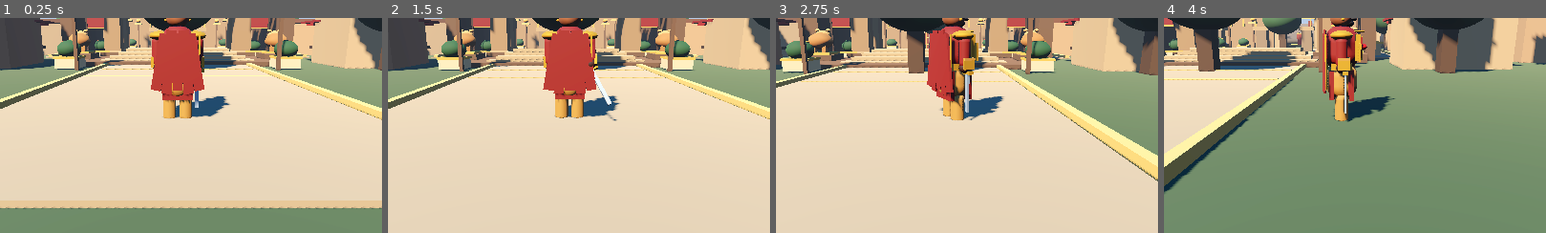
Above: before the commit, frames 1-4 (left to right).
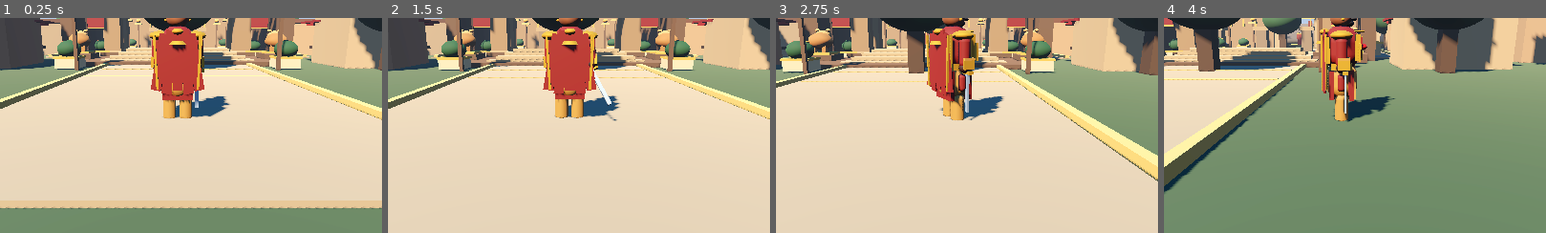
Above: after the commit, the same moments.

Repository: pmp50692-ship-it/the-lost-kingdom
Game: Godot game, scene res://scenes/main.tscn
Two runs of this game, one before a commit and one after it. Both use one fixed random seed, a clock stepped at 60 frames per second and the inputs below.
Inputs (mouse positions are % of the whole screen's width and height, from its top left):
- Up to frame 1 (0.25 s): no input
- Up to frame 2 (1.5 s): click "ATTACK" at 0.5 s; tap Enter at 1.25 s; drag from (10, 79) to (60, 28) at 1.27 s
- Up to frame 3 (2.75 s): drag from (30, 55) to (45, 70) at 2.02 s
- Up to frame 4 (4 s): tap Space (jump) at 2.75 s; move the mouse to (60, 28) at 2.77 s; hold D (move_right) 2.78-3.5 s; drag from (45, 70) to (20, 35) at 3.52 s
The pictures show only the part of the screen within x 27-77%, y 32-82%; the shares and areas given below are measured in that part.

The runs differ from the first frame. In frame 1, 0.6% of the frame differs, in the area x 40-60%, y 4-44%; in frame 2, 0.6%; in frame 3, 0.7%, in the area x 39-50%, y 4-38%; in frame 4, 0.5%.

Commit message:
Improve royal warrior clothing and cape details

Diff:
--- a/scripts/player.gd
+++ b/scripts/player.gd
@@ -94,6 +94,28 @@
         trim.position = strip.position + Vector3(0.075, 0, -0.03)
         trim.material_override = gold
         cape.add_child(trim)
+
+    # Sculpted royal clothing details: pleats, side panels and shoulder sash
+    for i in range(5):
+        var pleat := _box(self, Vector3(0.045, 0.54, 0.035), Vector3((float(i) - 2.0) * 0.105, 0.66, -0.255), cloth_light, "Dhoti_Pleat")
+        pleat.rotation.z = deg_to_rad((float(i) - 2.0) * 2.5)
+    for side in [-1.0, 1.0]:
+        _capsule(self, 0.075, 0.34, Vector3(side * 0.31, 0.72, 0.0), tunic, "Royal_Side_Cloth")
+        _box(torso, Vector3(0.07, 0.48, 0.075), Vector3(side * 0.29, 0.02, 0.255), gold, "Back_Armour_Edge")
+
+    # Gold clasp and embossed royal crest on the back of the cape
+    var cape_clasp := SphereMesh.new()
+    cape_clasp.radius = 0.105
+    cape_clasp.height = 0.12
+    _part(torso, cape_clasp, Vector3(0, 0.36, 0.315), gold, "Cape_Royal_Clasp")
+    var back_crest := CylinderMesh.new()
+    back_crest.top_radius = 0.11
+    back_crest.bottom_radius = 0.15
+    back_crest.height = 0.055
+    _part(cape, back_crest, Vector3(0, -0.12, 0.085), gold, "Cape_Back_Crest")
+    for side in [-1.0, 1.0]:
+        var cape_border := _box(cape, Vector3(0.045, 1.0, 0.035), Vector3(side * 0.40, -0.48, 0.085), gold, "Cape_Border")
+        cape_border.rotation.z = deg_to_rad(side * -3.0)
 
     # Head and ancient Indian royal crown
     _capsule(self, 0.22, 0.48, Vector3(0, 1.96, 0), skin, "Head")
